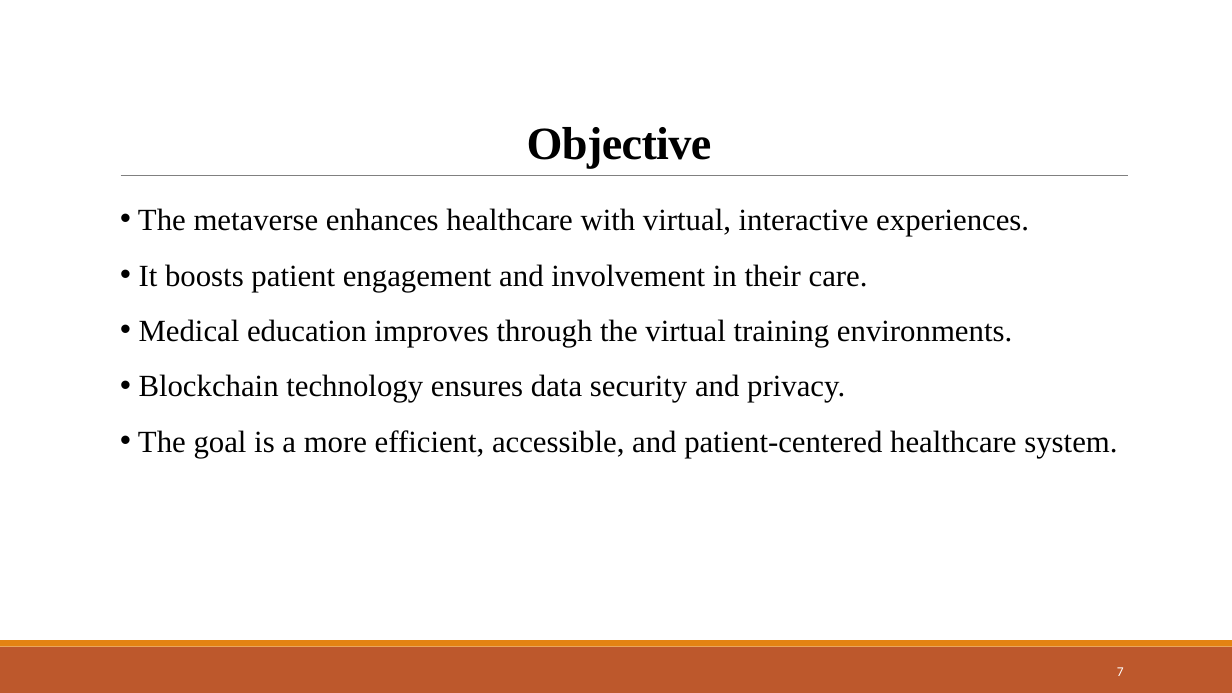
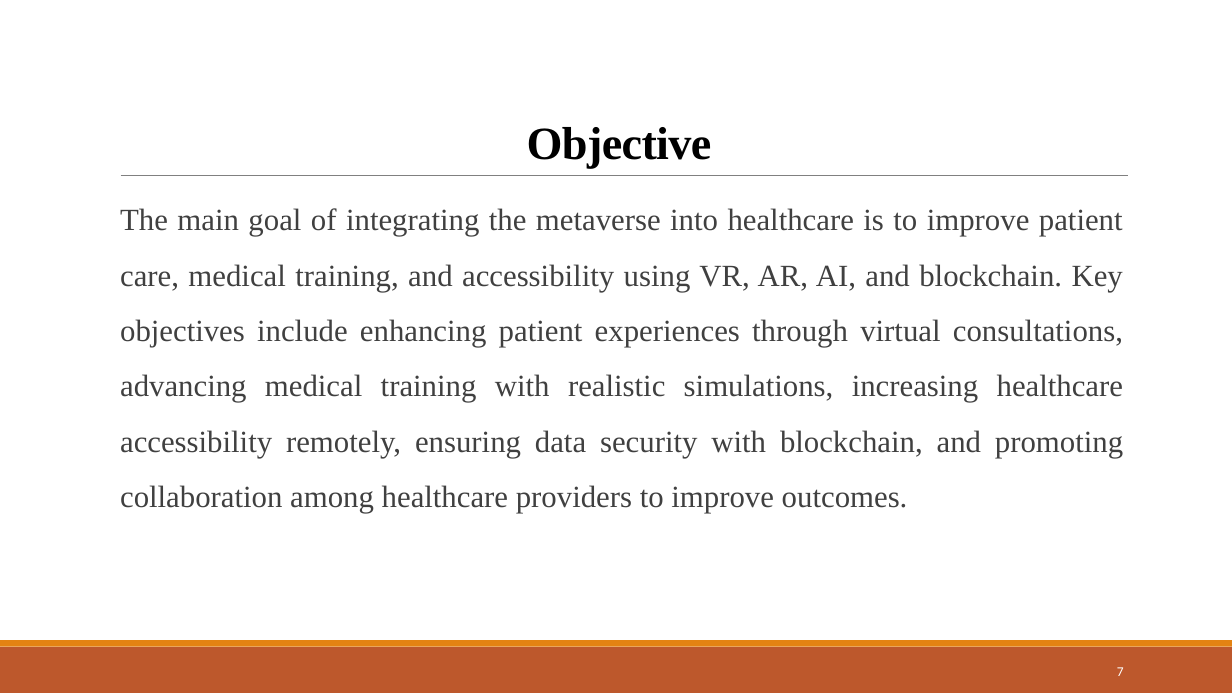
Before and after one commit to Devjethva1111/Metaverse-in-Healthcare, a slide deck: slide 7 of Seminar PPT/23MDS003 - Seminar.pptx. Drawn at 1232x693 pixels with LibreOffice and Linux fonts; fonts in the diff are those of the drawing. Boxes give left, top, right and bottom in pixels: in the first picture for what was removed or moved away, otherwise in the second. Text is boxed around its words. In the diff, an @@ line names an element or a change of style, - is before the commit and + after.

```diff
--- a/Seminar PPT/23MDS003 - Seminar.pptx
+++ b/Seminar PPT/23MDS003 - Seminar.pptx
@@ text at (120, 208, 1123, 513): text changed; text colour #000000 to #404040 @@
-• The metaverse enhances healthcare with virtual, interactive experiences.
-• It boosts patient engagement and involvement in their care.
-• Medical education improves through the virtual training environments.
-• Blockchain technology ensures data security and privacy.
-• The goal is a more efficient, accessible, and patient-centered healthcare system.
+The main goal of integrating the metaverse into healthcare is to improve patient care, medical training, and accessibility using VR, AR, AI, and blockchain. Key objectives include enhancing patient experiences through virtual consultations, advancing medical training with realistic simulations, increasing healthcare accessibility remotely, ensuring data security with blockchain, and promoting collaboration among healthcare providers to improve outcomes.
```
Also in this commit, not shown: 12 other slides changed, 6 slides added, 3 other files.
